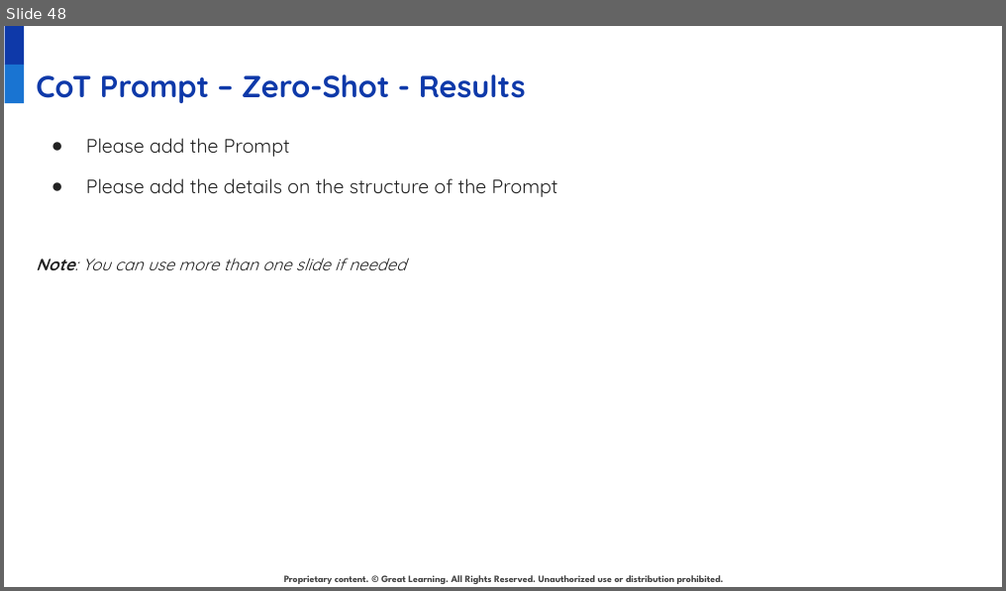
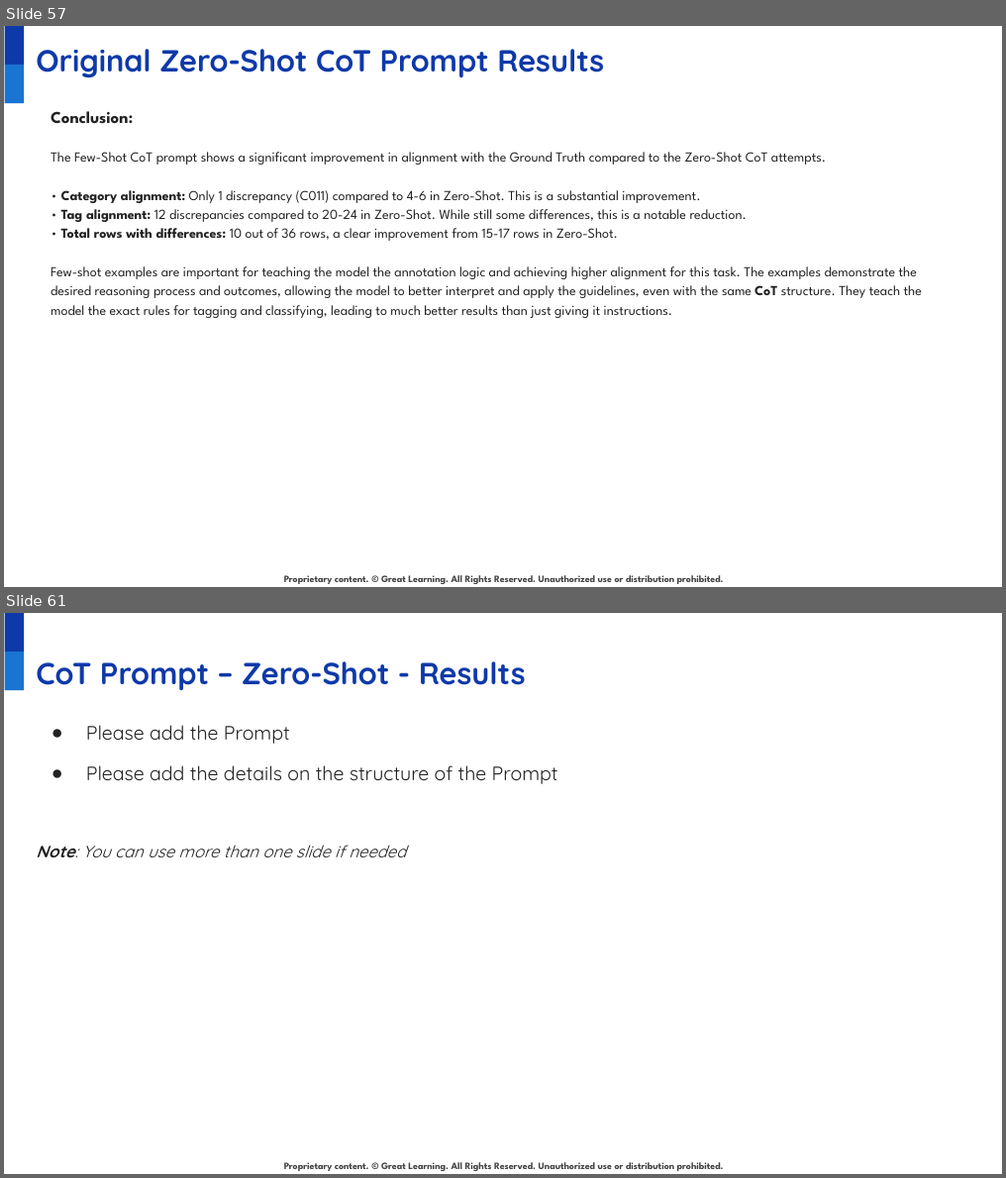
Before and after one commit to juanbucz/GreatLearning-TermProjects, a slide deck: GenAI-Powered Food Delivery Sentiment Analysis/Project Presentation - Business Applications of GenAI - John Buczkowski.pptx. Shown one above the other, each under a label of ours: slide 48 before the commit, slides 57 and 61 after it; the slides between them are not shown. The pictures are 1006x591 and 1006x1178 pixels, drawn with LibreOffice and Linux fonts; fonts in the diff are those of the drawing; background and template pictures are left out. Boxes give left, top, right and bottom in pixels: in the first picture for what was removed or moved away, otherwise in the second. Text is boxed around its words. In the diff, an @@ line names an element or a change of style, - is before the commit and + after.

Commit message:
GenAI - Food Delivery Sentiment Analysis - Zero-Shot and Few Shot Chain of Thought models

```diff
--- a/GenAI-Powered Food Delivery Sentiment Analysis/Project Presentation - Business Applications of GenAI - John Buczkowski.pptx
+++ b/GenAI-Powered Food Delivery Sentiment Analysis/Project Presentation - Business Applications of GenAI - John Buczkowski.pptx
@@ slide 57 added at (4,26,1002,587), background #FFFFFF; not listed: 3 template elements that a slide beside it also shows @@
@@ title added at (36,49,604,77), 22 pt, text #0E39A9, bold @@
+Original Zero-Shot CoT Prompt Results
@@ text added at (51,111,922,318), 10 pt, text #222222 @@
+Conclusion:
+The Few-Shot CoT prompt shows a significant improvement in alignment with the Ground Truth compared to the Zero-Shot CoT attempts.
+• Category alignment: Only 1 discrepancy (C011) compared to 4-6 in Zero-Shot. This is a substantial improvement.
+• Tag alignment: 12 discrepancies compared to 20-24 in Zero-Shot. While still some differences, this is a notable reduction.
+• Total rows with differences: 10 out of 36 rows, a clear improvement from 15-17 rows in Zero-Shot.
+Few-shot examples are important for teaching the model the annotation logic and achieving higher alignment for this task. The examples demonstrate the desired reasoning process and outcomes, allowing the model to better interpret and apply the guidelines, even with the same CoT structure. They teach the model the exact rules for tagging and classifying, leading to much better results than just giving it instructions.
@@ what was slide 48 is now slide 61 @@
```
Also in this commit, not shown: 6 slides changed, 12 other slides added, 4 other files.
